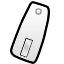
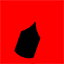
Revision of a layered 64×64 image; what changed, layer by layer:
showed group "Mask" (2 layers) over [0, 0, 64, 64]
painted on "RanksHighRez copy" over [14, 21, 41, 59]
painted on "RanksHighRez" over [14, 21, 41, 59]
